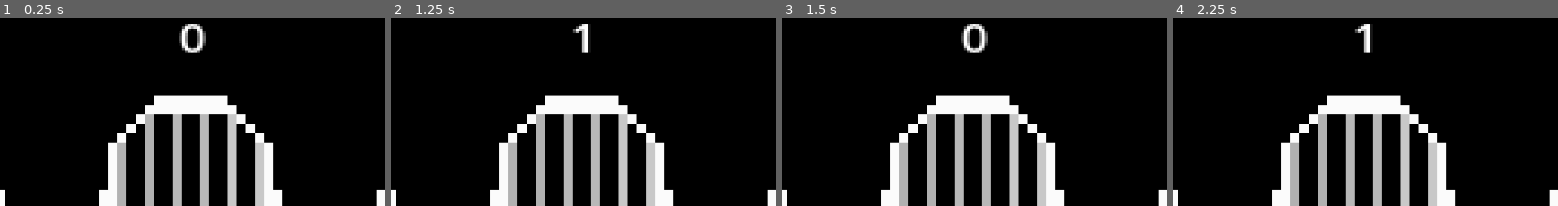
Above: before the commit, frames 1-4 (left to right).
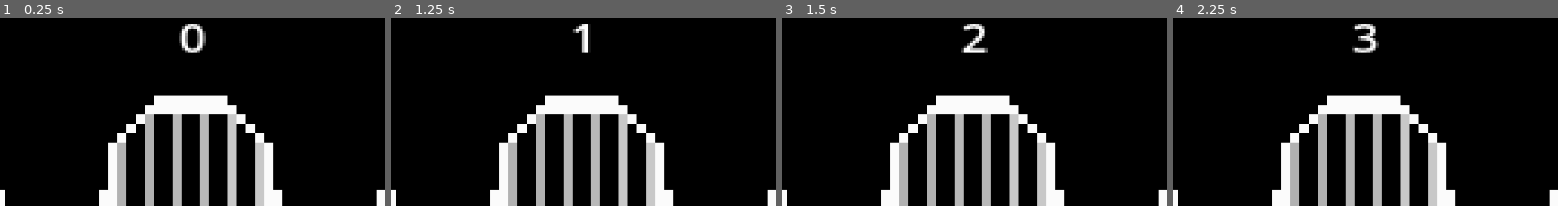
Above: after the commit, the same moments.

Repository: PayWga/Monty-Hall-Roulette
Game: Godot game, scene res://Scenes/MainScene.tscn
Same seed, same stepped clock (60 frames per second), same inputs: the game is played once before the commit and once after it.
Inputs (mouse positions are % of the whole screen's width and height, from its top left):
- Up to frame 1 (0.25 s): no input
- Up to frame 2 (1.25 s): click (14, 59) at 0.52 s
- Up to frame 3 (1.5 s): click (14, 59) at 1.27 s
- Up to frame 4 (2.25 s): click (14, 59) at 2.02 s
The pictures show only the part of the screen within x 25-75%, y 0-50%; the shares and areas given below are measured in that part.

Frames 1-2 are identical in both runs. In frame 3, 0.7% of the frame differs, in the area x 46-54%, y 3-19%; in frame 4, 0.7%.

Commit message:
Created the algorithm for random door generation

Diff:
--- a/Scripts/DoorPressed.gd
+++ b/Scripts/DoorPressed.gd
@@ -18,4 +18,4 @@
 
 func _on_pressed():
 	GlobalVars.DoorOpened.emit(DoorType)
-	print("www")
+	print('DoorType')
--- a/Scripts/GlobalVars.gd
+++ b/Scripts/GlobalVars.gd
@@ -4,6 +4,11 @@
 enum AbilityTypes {MONTY_HALL, REVEAL, DESTRUCTION, KEY}
 
 var playerScore = 0
+var monsterDoorsSpawned = 1.0
+var monsterDoorsOpened = 1.0
+
+var goodDoorProbability = 1.0/3.0
+var badDoorProbability = 2.0/3.0
 
 signal DoorOpened(DoorType)
 signal AbilityUsed(AbilityType)
--- a/Scripts/MainSceneController.gd
+++ b/Scripts/MainSceneController.gd
@@ -6,9 +6,9 @@
 
 # Called when the node enters the scene tree for the first time.
 func _ready():
+	%DoorsContainer.queue_free()
 	GlobalVars.DoorOpened.connect(on_door_opened)
 	GlobalVars.AbilityUsed.connect(on_ability_used)
-	%DoorsContainer.queue_free()
 	doors = doorSpawner.instantiate()
 	add_child(doors)
 	 # Replace with function body.
@@ -26,6 +26,7 @@
 			OpenLootDoor()
 		GlobalVars.DoorTypes.MONSTER_DOOR:
 			OpenMonsterDoor()
+			GlobalVars.monsterDoorsOpened += 1.0
 		GlobalVars.DoorTypes.DEATH_DOOR:
 			OpenDeathDoor()
 
--- a/Scripts/SpawnDoors.gd
+++ b/Scripts/SpawnDoors.gd
@@ -8,7 +8,6 @@
 
 # Called when the node enters the scene tree for the first time.
 func _ready():
-	print("asd")
 	var doorInstance
 	var doorPool = generatePool()
 	for  door in doorPool:
@@ -18,7 +17,7 @@
 				doorInstance.position = offset
 				doorInstance.setDoorType(door)
 				add_child(doorInstance)
-				doorInstance.setDoorType(door)
+				doorInstance.setDoorTypeToChildren()
 				offset.x += 400
 			GlobalVars.DoorTypes.MONSTER_DOOR:
 				doorInstance = Door.instantiate()
@@ -44,10 +43,66 @@
 
 
 func generatePool():
-	if generator.randi_range(0, 1):
-		return [GlobalVars.DoorTypes.MONSTER_DOOR, GlobalVars.DoorTypes.MONSTER_DOOR, GlobalVars.DoorTypes.EMPTY_DOOR]
-	return [GlobalVars.DoorTypes.EMPTY_DOOR, GlobalVars.DoorTypes.MONSTER_DOOR, GlobalVars.DoorTypes.MONSTER_DOOR]
+	var doorPoolSize = getDoorCount(GlobalVars.playerScore)
+	print(doorPoolSize)
+	var doorPool = []
+	var randVal = randf()
+	var emptyDoorProbability = 1.0 - getGoodDoorVariantProbability(GlobalVars.playerScore)
+	var lootDoorProbability = getGoodDoorVariantProbability(GlobalVars.playerScore)
+	var monsterDoorProbability = max(0.3, getBadDoorVariantProbability(GlobalVars.playerScore, GlobalVars.monsterDoorsOpened / GlobalVars.monsterDoorsSpawned))
+	var deathDoorProbability = 1 - monsterDoorProbability
+	for i in range(2, doorPoolSize):
+		if randVal > GlobalVars.badDoorProbability:
+			randVal = randf()
+			if randVal < emptyDoorProbability:
+				doorPool.append(GlobalVars.DoorTypes.EMPTY_DOOR)
+			else:
+				doorPool.append(GlobalVars.DoorTypes.LOOT_DOOR)
+		else:
+			randVal = randf()
+			if randVal < monsterDoorProbability:
+				doorPool.append(GlobalVars.DoorTypes.MONSTER_DOOR)
+				GlobalVars.monsterDoorsSpawned += 1.0
+			else:
+				doorPool.append(GlobalVars.DoorTypes.DEATH_DOOR)
+	randVal = randf()
+	if randVal < monsterDoorProbability:
+		doorPool.append(GlobalVars.DoorTypes.MONSTER_DOOR)
+		GlobalVars.monsterDoorsSpawned += 1.0
+	else:
+		doorPool.append(GlobalVars.DoorTypes.DEATH_DOOR)
+	if randVal < emptyDoorProbability:
+		doorPool.append(GlobalVars.DoorTypes.EMPTY_DOOR)
+	else:
+		doorPool.append(GlobalVars.DoorTypes.LOOT_DOOR)
+	return doorPool
 
 # Called every frame. 'delta' is the elapsed time since the previous frame.
 func _process(delta):
 	pass
+
+
+func getBadDoorVariantProbability(currentScore, monsterDoorCoefficient):
+	var a = 5.0
+	var b = 0.5
+	var term1 = 1.0 / (1.0 + exp(-a * (monsterDoorCoefficient - b)))
+	var term2 = 1.0 / (1.0 + exp(-b * (currentScore - a)))
+	return term1 * term2
+
+
+func getGoodDoorVariantProbability(currentScore):
+	return 1.0/(1.0 + exp(-0.05 *(currentScore - 7)))
+
+
+func getDoorCount(currentScore):
+	var baseFunc = floor(8 * 1.0 / (1.0 + exp(-0.05 * (currentScore - 10))))
+	var upJumpProbability = 0.6 * (1.0 - exp(-currentScore))
+	var downJumpProbability = 0.6 * (1.0 - exp(-0.05 * currentScore))
+	var rand_val = randf()
+	min(baseFunc, 6)
+	if rand_val < upJumpProbability:
+		return baseFunc + 1
+	elif rand_val < upJumpProbability + downJumpProbability:
+		return max(3, baseFunc - 1)
+	else:
+		return baseFunc
